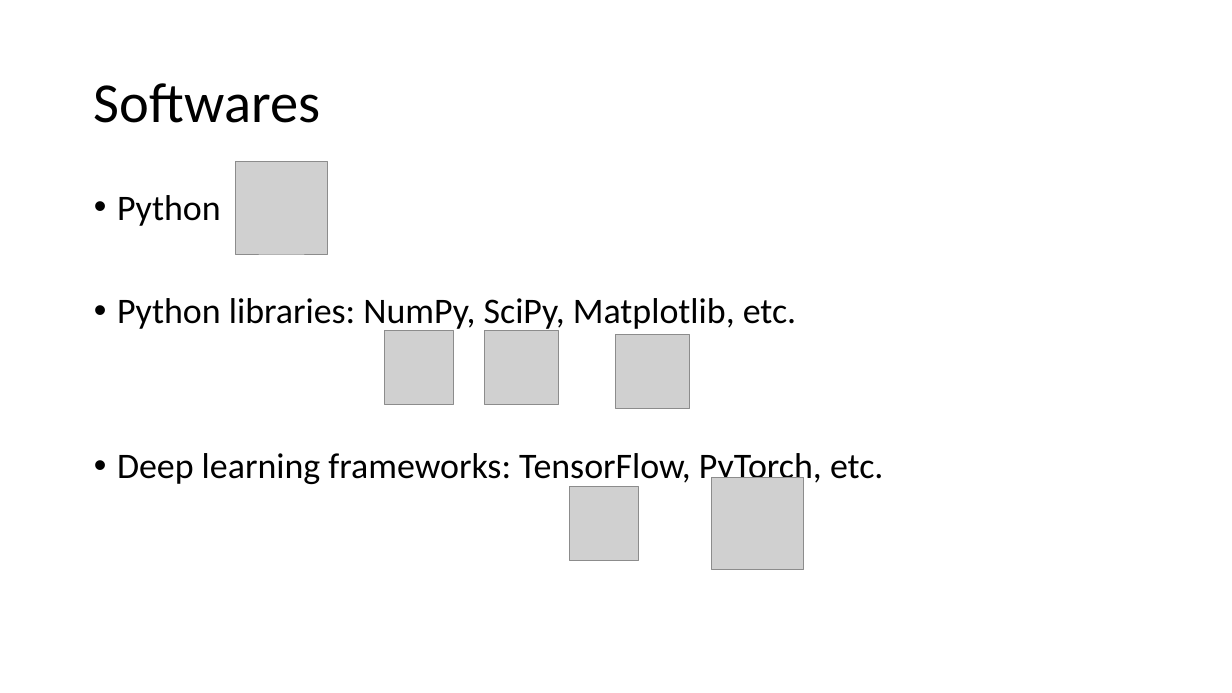
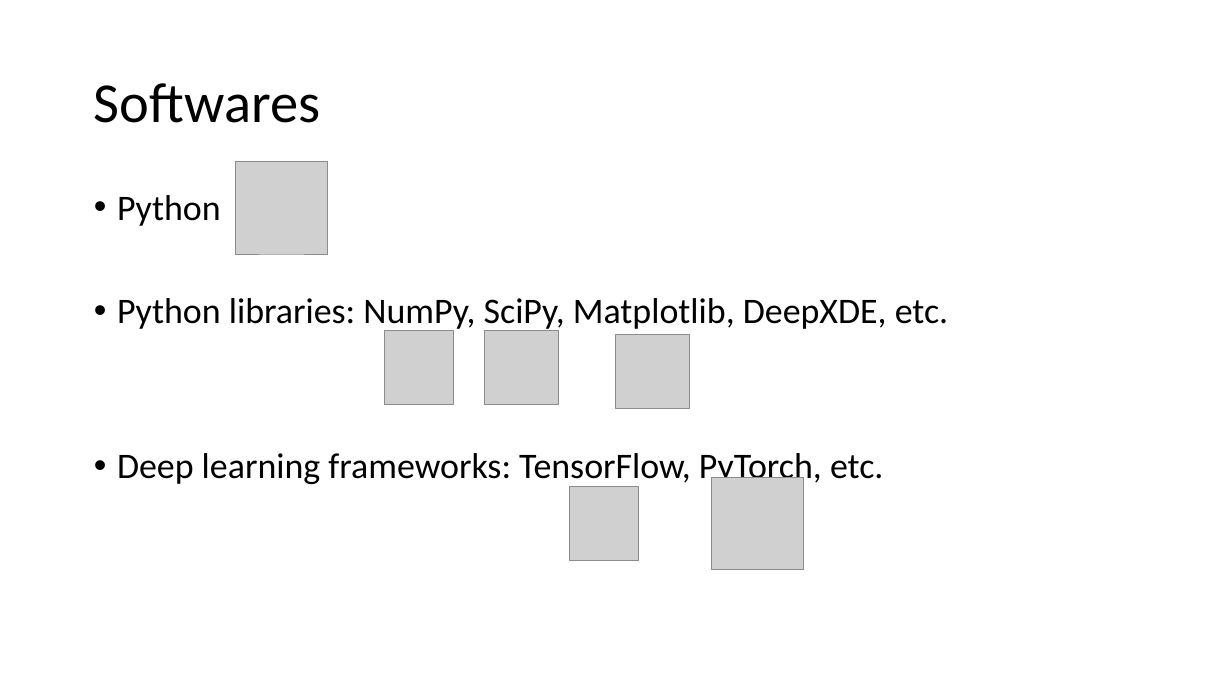
Before and after one commit to lululxvi/tutorials, a slide deck: slide 2 of 20211208_deep_learning_handson/deep_learning_handson.pptx. Drawn at 1232x693 pixels with LibreOffice and Linux fonts; fonts in the diff are those of the drawing; grey boxes stand for pictures. Boxes give left, top, right and bottom in pixels: in the first picture for what was removed or moved away, otherwise in the second. Text is boxed around its words. In the diff, an @@ line names an element or a change of style, - is before the commit and + after.

Commit message:
Update deep learning hands-on

```diff
--- a/20211208_deep_learning_handson/deep_learning_handson.pptx
+++ b/20211208_deep_learning_handson/deep_learning_handson.pptx
@@ text at box(117, 298, 948, 332): text changed @@
-• Python libraries: NumPy, SciPy, Matplotlib, etc.
+• Python libraries: NumPy, SciPy, Matplotlib, DeepXDE, etc.
```
Also in this commit, not shown: 1 other slide changed, 3 other files.
